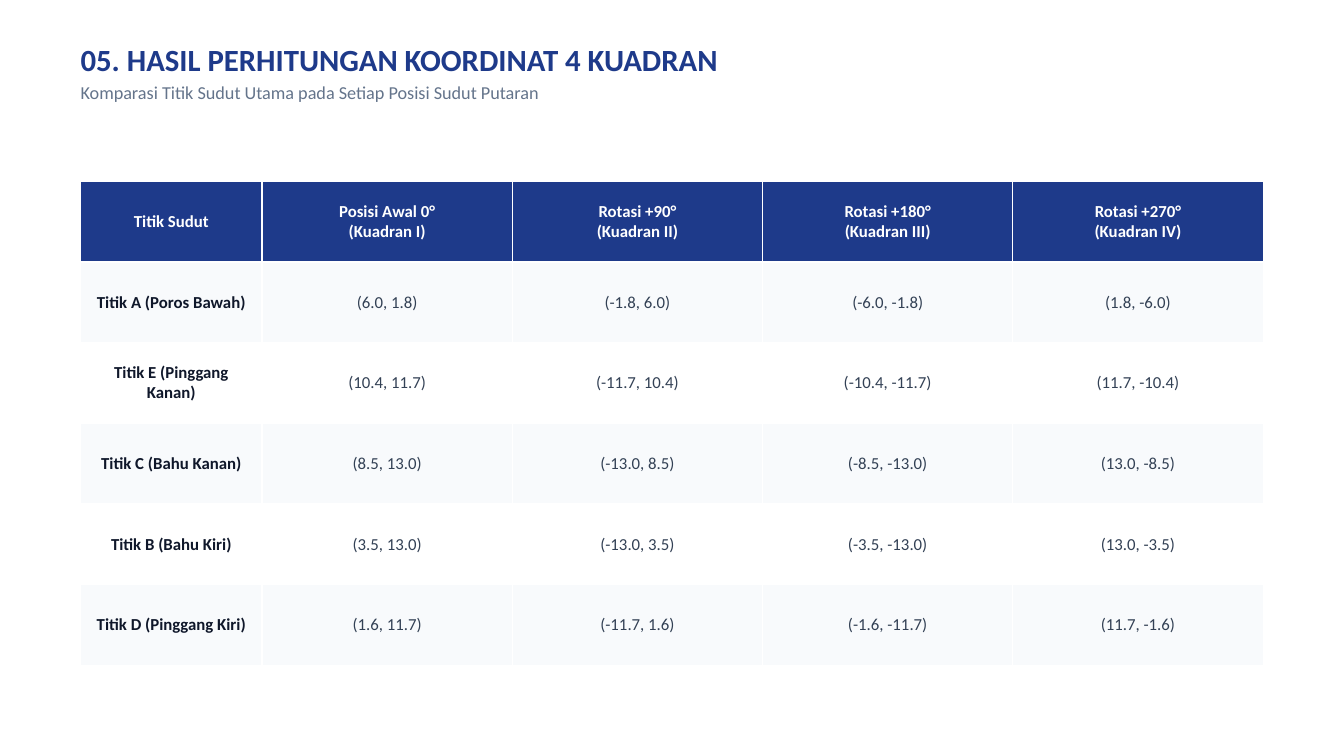
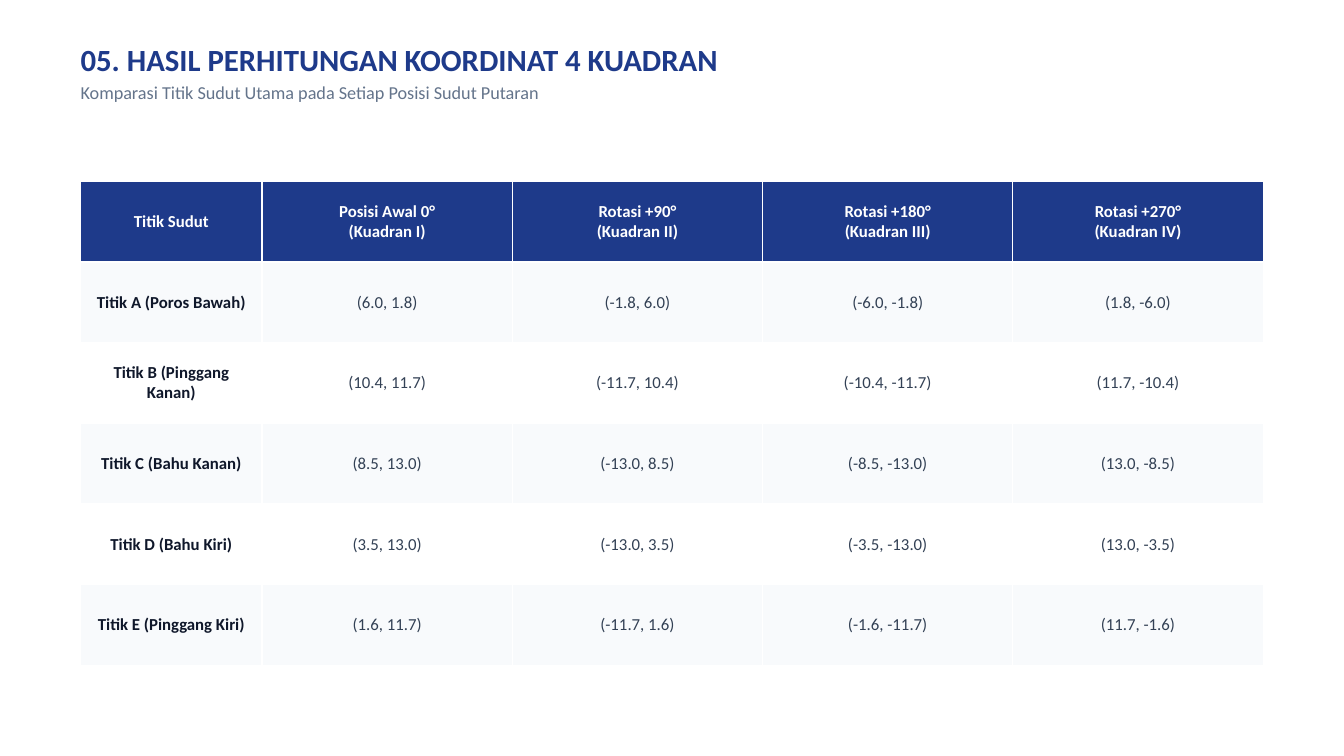
Before and after one commit to SabilMurti/tugas-pages, a slide deck: slide 6 of matematika-transformasi-geometri-kelompok4/SLIDE_PRESENTASI_KELOMPOK_4.pptx. Drawn at 1344x756 pixels with LibreOffice and Linux fonts; fonts in the diff are those of the drawing. Boxes give left, top, right and bottom in pixels: in the first picture for what was removed or moved away, otherwise in the second. Text is boxed around its words. In the diff, an @@ line names an element or a change of style, - is before the commit and + after.

```diff
--- a/matematika-transformasi-geometri-kelompok4/SLIDE_PRESENTASI_KELOMPOK_4.pptx
+++ b/matematika-transformasi-geometri-kelompok4/SLIDE_PRESENTASI_KELOMPOK_4.pptx
@@ table at (81,181,1262,665) @@
-row 3, column 1: Titik E (Pinggang Kanan)
+row 3, column 1: Titik B (Pinggang Kanan)
-row 5, column 1: Titik B (Bahu Kiri)
+row 5, column 1: Titik D (Bahu Kiri)
-row 6, column 1: Titik D (Pinggang Kiri)
+row 6, column 1: Titik E (Pinggang Kiri)
```
Also in this commit, not shown: 2 other slides changed, 4 other files.
